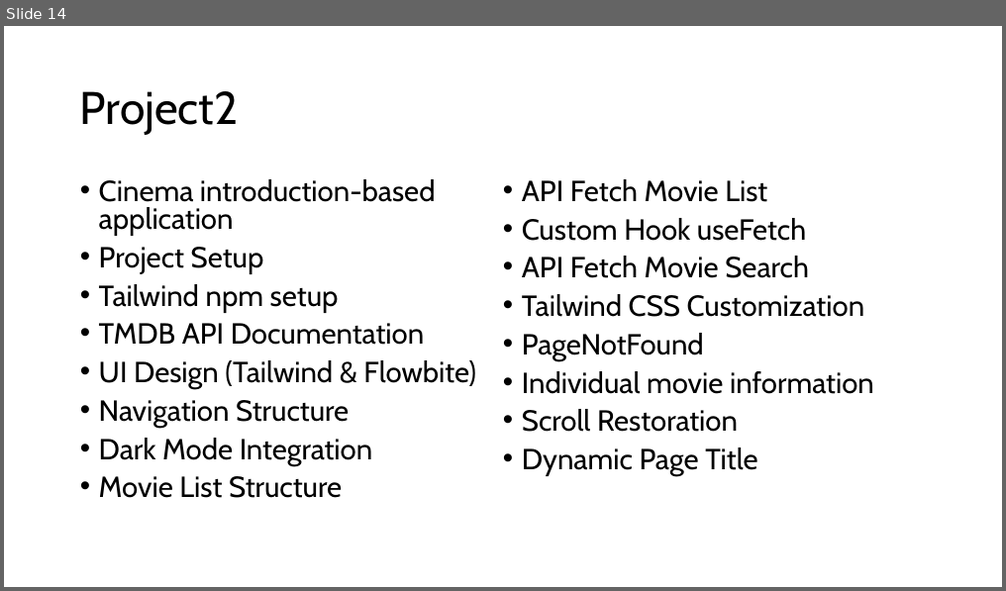
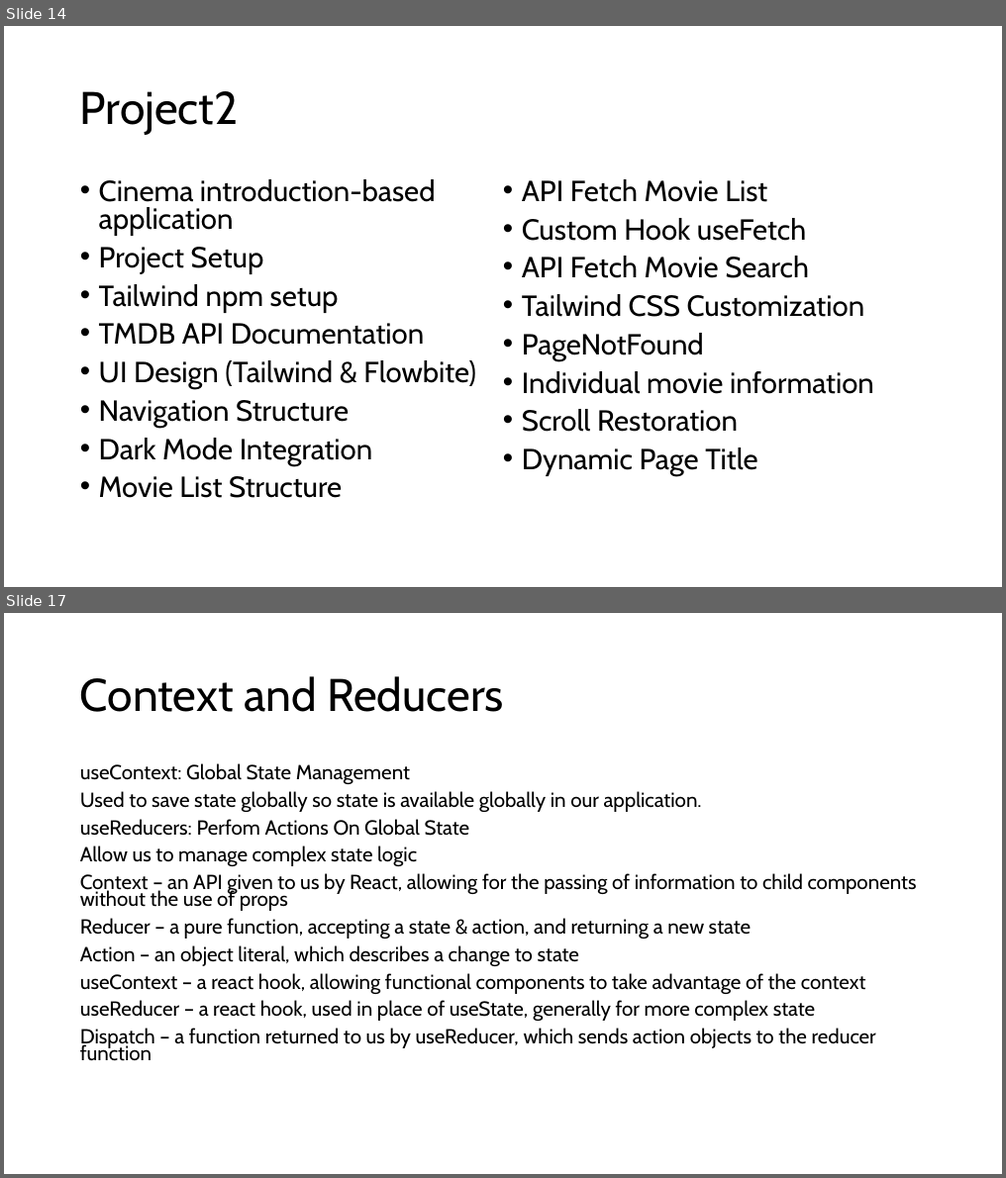
Before and after one commit to PiyushChaturvedii/Batch05, a slide deck: react/react.pptx. Shown one above the other, each under a label of ours: slide 14 before the commit, slides 14 and 17 after it; the slides between them are not shown. The pictures are 1006x591 and 1006x1178 pixels, drawn with LibreOffice and Linux fonts; fonts in the diff are those of the drawing. Boxes give left, top, right and bottom in pixels: in the first picture for what was removed or moved away, otherwise in the second. Text is boxed around its words. In the diff, an @@ line names an element or a change of style, - is before the commit and + after.

```diff
--- a/react/react.pptx
+++ b/react/react.pptx
@@ slide 17 added at <box>4,613,1002,1174</box>, background #FFFFFF @@
@@ title added at <box>80,676,504,712</box>, 44 pt, text #000000 @@
+Context and Reducers
@@ text added at <box>80,763,917,1061</box>, 19.6 pt, text #000000 @@
+useContext: Global State Management
+Used to save state globally so state is available globally in our application.
+useReducers: Perfom Actions On Global State
+Allow us to manage complex state logic
+Context – an API given to us by React, allowing for the passing of information to child components without the use of props
+Reducer – a pure function, accepting a state & action, and returning a new state
+Action – an object literal, which describes a change to state
+useContext – a react hook, allowing functional components to take advantage of the context
+useReducer – a react hook, used in place of useState, generally for more complex state
+Dispatch – a function returned to us by useReducer, which sends action objects to the reducer function
```
Also in this commit, not shown: 2 other slides added, 7 other files.
